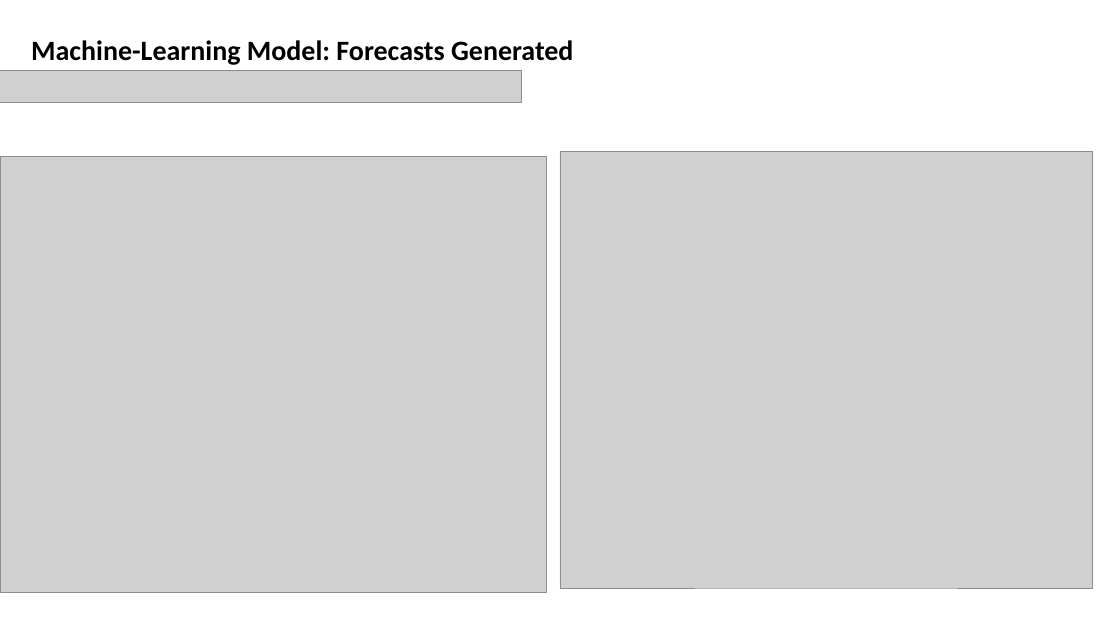
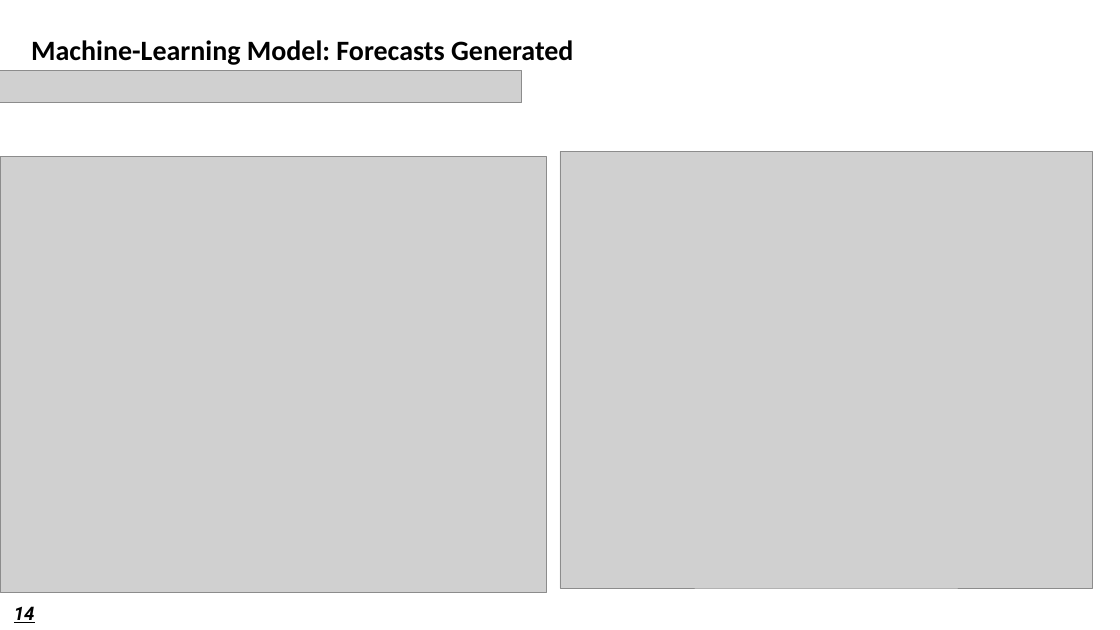
Before and after one commit to shwetajain1022/Project-4, a slide deck: slide 14 of Presentation/Proj4_presentation.pptx. Drawn at 1120x630 pixels with LibreOffice and Linux fonts; fonts in the diff are those of the drawing; grey boxes stand for pictures. Boxes give left, top, right and bottom in pixels: in the first picture for what was removed or moved away, otherwise in the second. Text is boxed around its words. In the diff, an @@ line names an element or a change of style, - is before the commit and + after.

```diff
--- a/Presentation/Proj4_presentation.pptx
+++ b/Presentation/Proj4_presentation.pptx
@@ page number added at box(14, 606, 35, 623), 16 pt, text #000000, bold, italic, underline @@
+14
```
Also in this commit, not shown: 12 other slides changed.
